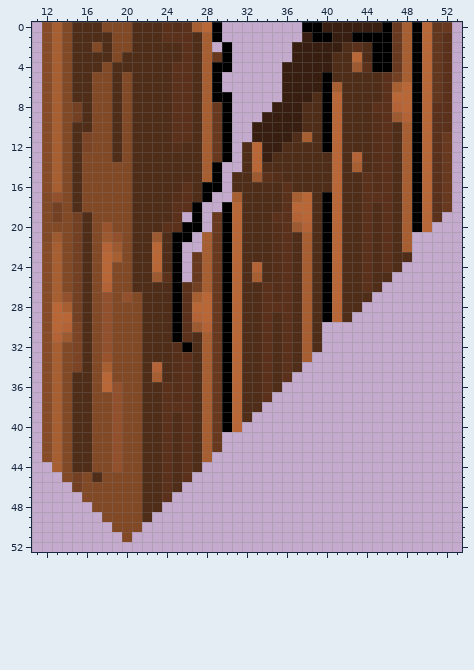
One commit to this pixel-art sprite: server/lib/arch/wall/wall/wall_2_ruin.base.111.png. The picture above was drawn from the file before the commit.
The file is 64x64 pixels. Colours within 5 levels of each other are drawn and written as one. Shown: x 11..53, y 0..52.
The result:
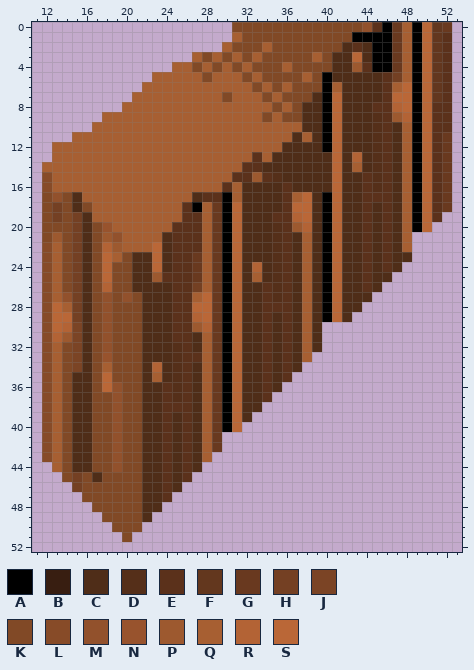
Palette (. is transparent): A #000000  B #381e11  C #4f2d18  D #552f19  E #5b311b  F #63371e  G #69391f  H #744023  J #7b4425  K #814926  L #874b28  M #92512c  N #98532d  P #9d592f  Q #a75f32  R #b36335  S #ba6737
The edit:
@@ x 11..53 @@
- 0 .LQKCCCKKKCCCEDEQSA........AABBBBBBAGQASFG.
- 1 .LQKCCCCKKCCCEEECQA........BAABBAAAAGQASFE.
- 2 .LQKCCKCKKCCCCCECQ.A......BBBBBCECAAGQASFE.
- 3 .LQKCCCCKCCCCCCECQGA......BBBBCCSCAAGQASFE.
- 4 .LQKCCCKCCCCCCEECQAA.....BBBBBCCPEAAGQASFE.
- 5 .LQKCCKKCKCCCCEECQA......BBBBACCCCCEHQASFE.
- 6 .LQKCCKKCKCCCCEECQA......BBBBAQCCCCEQSASFE.
- 7 .LQKCCKKCKCCCCEECQAA.....BBBCASCCCCESSASFE.
- 8 .LQKHCKKCKCCCCEECQGA....BBBCCASCCCEERSASEE.
- 9 .LQKHCKKCKCCCCEECQGA...BBBBCCASCCCDEPRASEE.
-10 .LQKCCKKCKCCCCEECQGA..BBBBBCCASCCCDECQASEE.
-11 .LQKCJKKCKCCCCEECQGA..BBBBCQCASCCCDECQASEG.
-12 .LQKCJKKCKCCCCDCCQGA.CSBBCCCCASCCCDECQASEG.
-13 .LQKCKKKCKCCCCCCCQGA.CSBCCCCCCSCRCDECQASEG.
-14 .LQKCKKKKKCCCCCCCQA..CSCCCCCCCSCQCDECQASEG.
-15 .LQKCKKKKKCCCCCCCQA.CCPEDCCCCCSCCEDECQASEG.
-16 .LQKCKKKKKCCCCCECAA.CCCCCECCCCSCCEDECQASEG.
-17 .KMKCKKKKKCCCCDECA..QCCCCEQSCASCCEEECQASEG.
-18 .KHKCKKKKKCCCCEEA..ASCCCCESSCASCCECECQASEG.
-19 .KHKHCKKKKCCCCE.A.GASCCCEERSCASCCECECQASE..
-20 .KKKHCKNKKCCCEEAA.GASCCCDEPRCASCCECECQAS...
-21 .KPKHCKPMKCCPCAA.QGASCCCDECQCASCCECECQ.....
-22 .LQKHCKRPKCCSCA..QGASCCCDECQCASCCECECQ.....
-23 .LQKHCKSQKCCSCA.GQGASCCCDECQCASCCECECC.....
-24 .LQKHCKSKKCCSCA.GQGASCRCDECQCASCCECEC......
-25 .LQKHCKSKKCCPEA.GQGASCQCDECQCASCCECC.......
-26 .LQKHCKRKKCCCCAEHQGASCCEDECQCASCCEC........
-27 .LQMHCKMKMKCCCAEQSGASCCEDECQCASCCC.........
-28 .LSQHCKMKKKCCCAESSGASCCEEECQCASCC..........
-29 .LSSHCKMKKKCCCAERSGASCCECECQCASC...........
-30 .LSRJCKMKKKCCCAEPRGASCCECECQC..............
-31 .LRPJCKMKKKCCCAECQGASCCECECQC..............
-32 .LQKJCKMKKKCCCDACQGASCCECECQC..............
-33 .LQKJCKNKKKCCCDECQGASCCECECQ...............
+ 0 ....................KKKKKKKKKKKKKMEAGQASFG.
+ 1 ....................QKKKKKKKKKKKAAAAGQASFE.
+ 2 ...................QKKKQKKKKKKKCECAAGQASFE.
+ 3 ................QKQKQKQKKKKKQKCCSCAAGQASFE.
+ 4 ..............QQKQKQKQKKKQKKKKCCPEAAGQASFE.
+ 5 ............QQQQQKQQQKQKKKKQKACCCCCEHQASFE.
+ 6 ...........QQQQQQQQQQQKQKQKKKAQCCCCEQSASFE.
+ 7 ..........QQQQQQQQQKQQQKQKKKCASCCCCESSASFE.
+ 8 .........QQQQQQQQQQQQQQQKQKCCASCCCEERSASEE.
+ 9 .......QQQQQQQQQQQQQQQQKQKKCCASCCCDEPRASEE.
+10 ......QQQQQQQQQQQQQQQQQQQQQCCASCCCDECQASEE.
+11 ....QQQQQQQQQQQQQQQQQQQQQQCQCASCCCDECQASEG.
+12 ..QQQQQQQQQQQQQQQQQQQQQQQCCCCASCCCDECQASEG.
+13 ..QQQQQQQQQQQQQQQQQQQQEQCCCCCCSCRCDECQASEG.
+14 .QQQQQQQQQQQQQQQQQQQQEECCCCCCCSCQCDECQASEG.
+15 .LQQQQQQQQQQQQQQQQQQEEPEDCCCCCSCCEDECQASEG.
+16 .LQQQQQQQQQQQQQQQQQEQCCCCECCCCSCCEDECQASEG.
+17 .KMKCQQQQQQQQQQQCEEAQCCCCEQSCASCCEEECQASEG.
+18 .KHKCKQQQQQQQQQEAQGASCCCCESSCASCCECECQASEG.
+19 .KHKHCQQQQQQQQQEEQGASCCCEERSCASCCECECQASE..
+20 .KKKHCKNQQQQQQEEEQGASCCCDEPRCASCCECECQAS...
+21 .KPKHCKPMQQQQCEEEQGASCCCDECQCASCCECECQ.....
+22 .LQKHCKRPQQQSCEEEQGASCCCDECQCASCCECECQ.....
+23 .LQKHCKSQKCCSCEEGQGASCCCDECQCASCCECECC.....
+24 .LQKHCKSKKCCSCEEGQGASCRCDECQCASCCECEC......
+25 .LQKHCKSKKCCPEEEGQGASCQCDECQCASCCECC.......
+26 .LQKHCKRKKCCCCEEHQGASCCEDECQCASCCEC........
+27 .LQMHCKMKMKCCCEEQSGASCCEDECQCASCCC.........
+28 .LSQHCKMKKKCCCEESSGASCCEEECQCASCC..........
+29 .LSSHCKMKKKCCCEERSGASCCECECQCASC...........
+30 .LSRJCKMKKKCCCEEPRGASCCECECQC..............
+31 .LRPJCKMKKKCCCEECQGASCCECECQC..............
+32 .LQKJCKMKKKCCCDECQGASCCECECQC..............
+33 .LQKJCKNKKKCCCDEEQGASCCECECQ...............
 34 .LQKJCKQKKKCRCDECQGASCCECEC................
